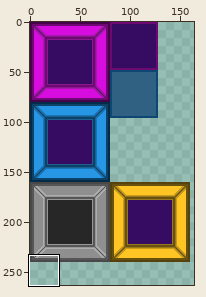
Pixel-art file: Assets/Images/Sprites/Level1/tilemap.aseprite. The picture above shows the old version from afar; the outline marks the close-up.
Close-up. Before the commit:
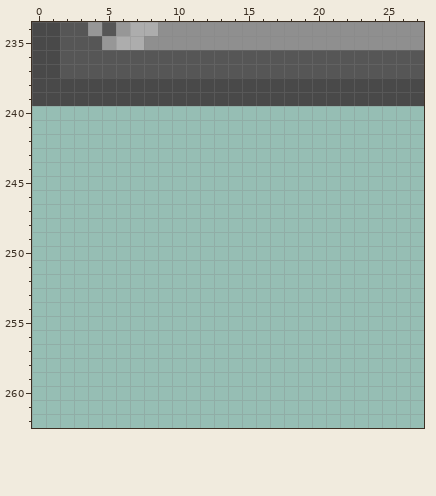
176x272 pixels, 1 frame. Shown: x 0..27, y 234..262. The wide view leaves out empty margins.
The result:
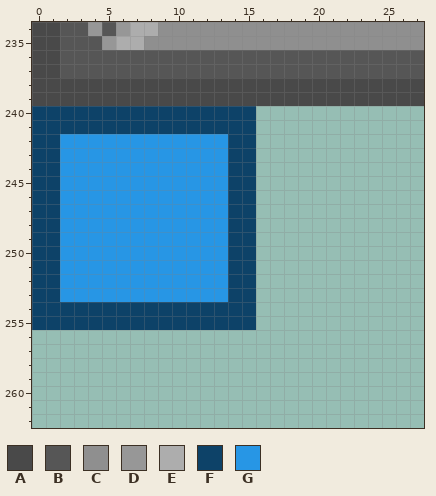
Palette (. is transparent): A #494949  B #565656  C #8f8f8f  D #979797  E #adadad  F #0d4268  G #2796e5
Changes in this commit:
The author put colour F in rows 240 to 241 at x 0 to 15; in rows 242 to 253 at x 0 to 1 and 14 to 15; in rows 254 to 255 at x 0 to 15.
The author put colour G in rows 242 to 253 at x 2 to 13.
